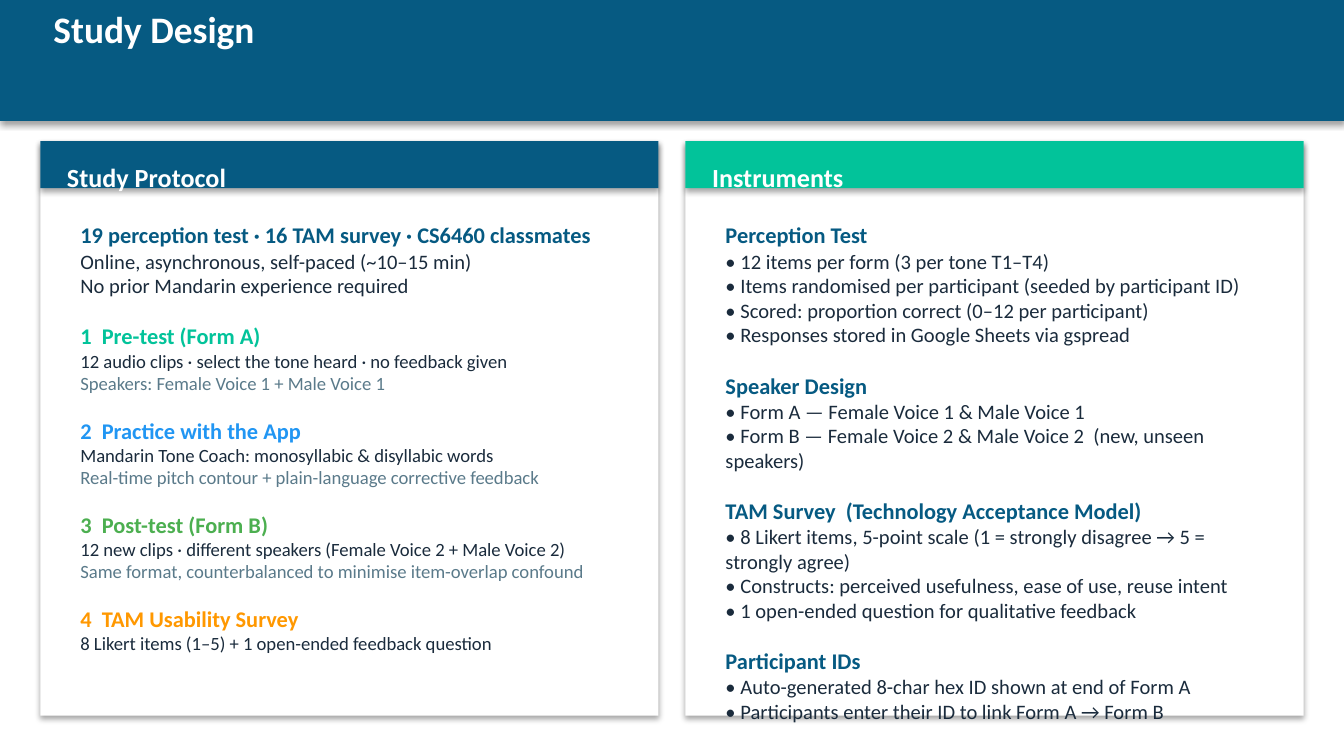
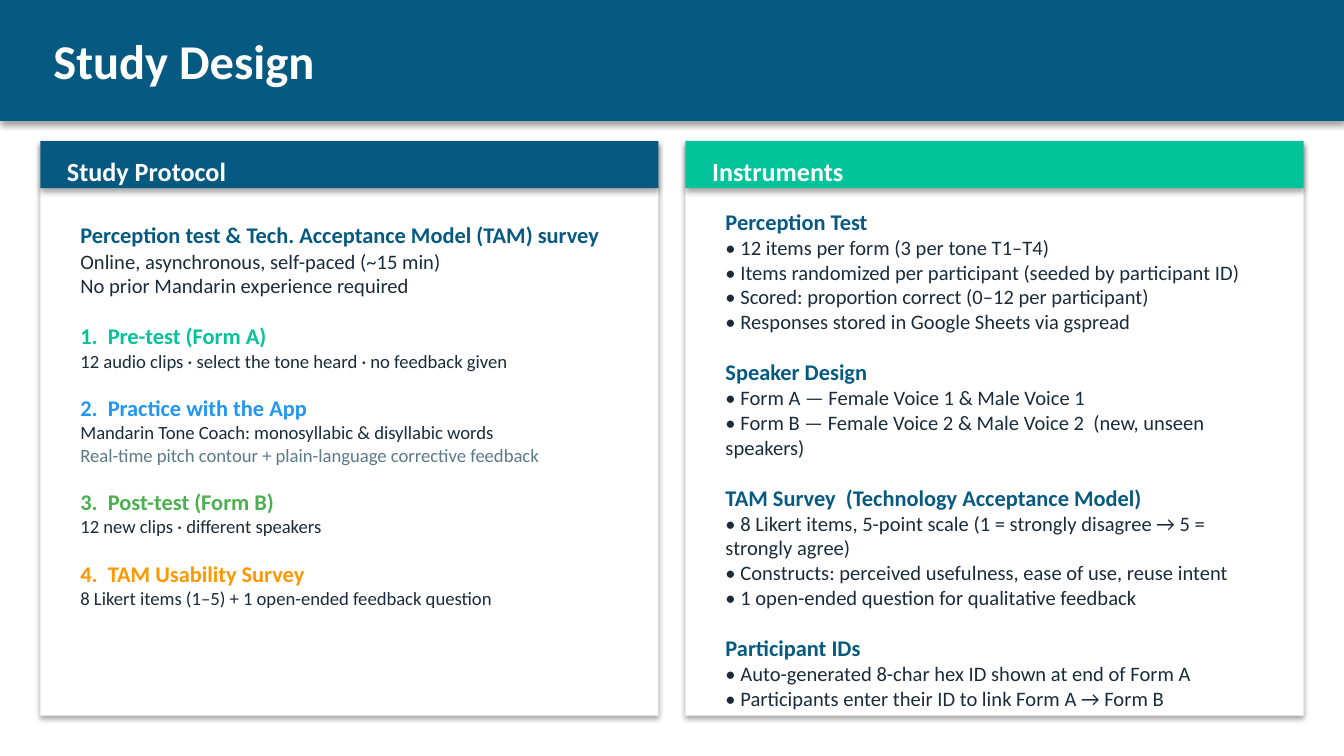
Before and after one commit to Bharath-J/mandarin-tone-coach, a slide deck: slide 3 of Milestone2.pptx. Drawn at 1344x756 pixels with LibreOffice and Linux fonts; fonts in the diff are those of the drawing. Boxes give left, top, right and bottom in pixels: in the first picture for what was removed or moved away, otherwise in the second. Text is boxed around its words. In the diff, an @@ line names an element or a change of style, - is before the commit and + after.

```diff
--- a/Milestone2.pptx
+++ b/Milestone2.pptx
@@ text "Study Design" at box(53, 45, 314, 88): size 20 to 26 pt; vertical alignment top to middle @@
@@ text "Study Protocol" at box(67, 162, 226, 185): vertical alignment top to middle @@
@@ text "Instruments" at box(712, 164, 843, 182): vertical alignment top to middle @@
@@ text "Perception Test": place and size @@
-text "Perception Test" at box(725, 227, 1239, 698)
+text "Perception Test" at box(725, 214, 1239, 710)
@@ text at box(80, 226, 599, 273): text changed @@
-19 perception test · 16 TAM survey · CS6460 classmates
-Online, asynchronous, self-paced (~10–15 min)
+Perception test & Tech. Acceptance Model (TAM) survey
+Online, asynchronous, self-paced (~15 min)
@@ text at box(740, 265, 1239, 284): text changed @@
-• Items randomised per participant (seeded by participant ID)
+• Items randomized per participant (seeded by participant ID)
@@ text at box(80, 327, 267, 347): text changed @@
-1 Pre-test (Form A)
+1. Pre-test (Form A)
@@ text at box(80, 400, 307, 420): text changed; size 10 to 12 pt; text colour #5A7A8A to #2196F3; bold on @@
-Speakers: Female Voice 1 + Male Voice 1
-2 Practice with the App
+2. Practice with the App
@@ text at box(80, 493, 322, 586): text changed; size 10 to 12 pt; text colour #5A7A8A to #1A2B3C; bold on @@
-3 Post-test (Form B)
-12 new clips · different speakers (Female Voice 2 + Male Voice 2)
-Same format, counterbalanced to minimise item-overlap confound
-4 TAM Usability Survey
+3. Post-test (Form B)
+12 new clips · different speakers
+4. TAM Usability Survey
```
Also in this commit, not shown: 8 other slides changed, 1 other file.
